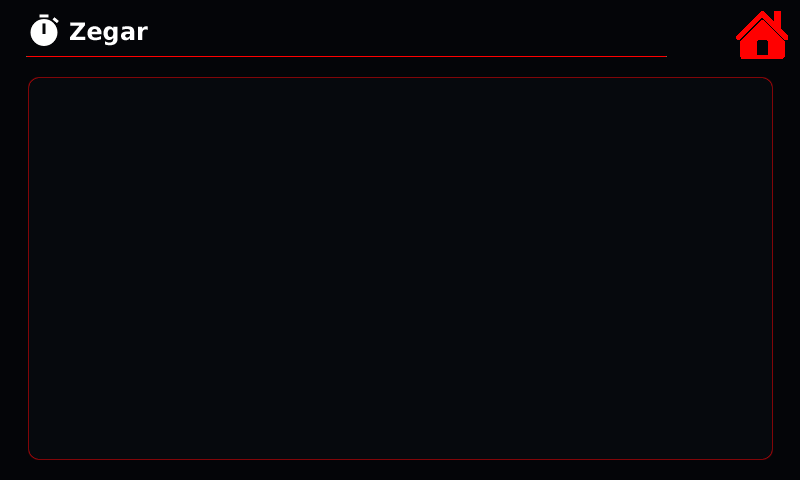
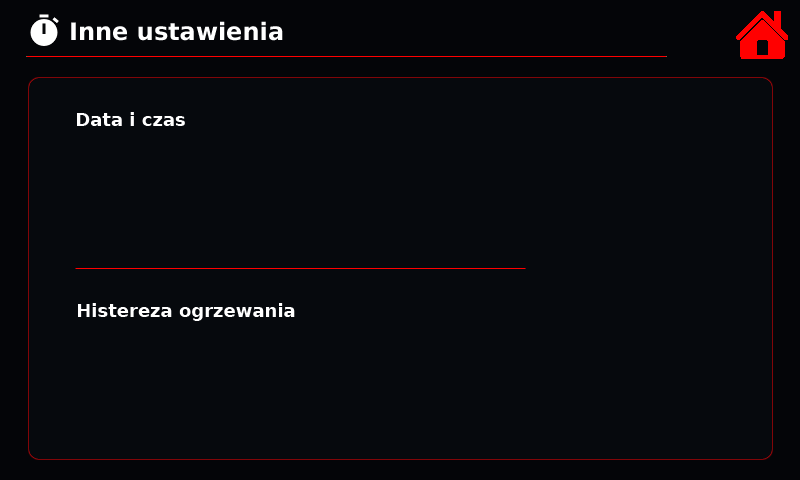
Two versions of the same layered image (800 x 480). Layer-by-layer changes:
renamed "Dzień" to "Data i czas", showed it, painted on it over [77, 112, 526, 269]
renamed "Noc" to "Histereza ogrzewania", showed it, painted on it over [78, 112, 526, 321]
showed "Shape 6" over [75, 268, 526, 269]
renamed "Zegar" to "Nagłówek", painted on it over [70, 21, 283, 46]
